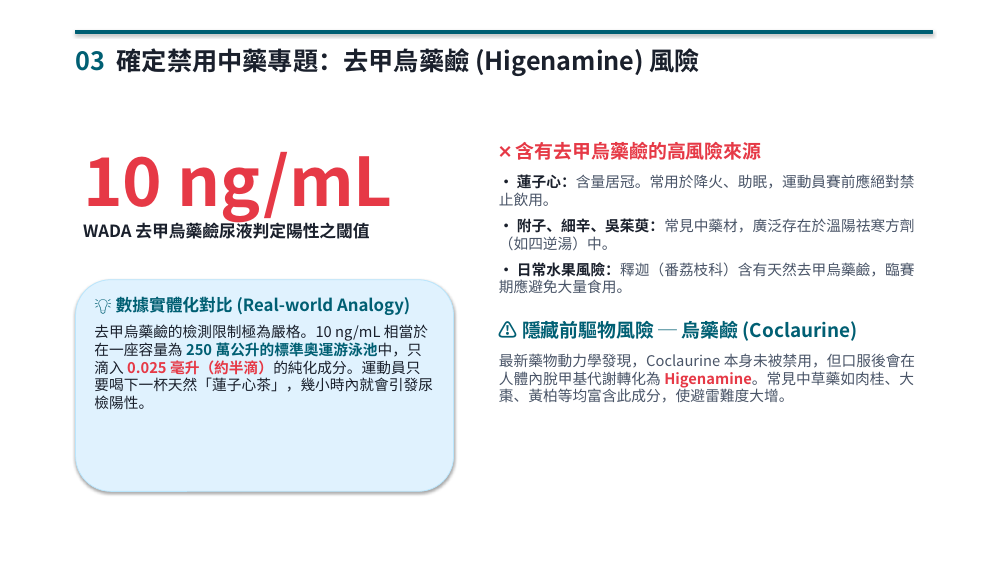
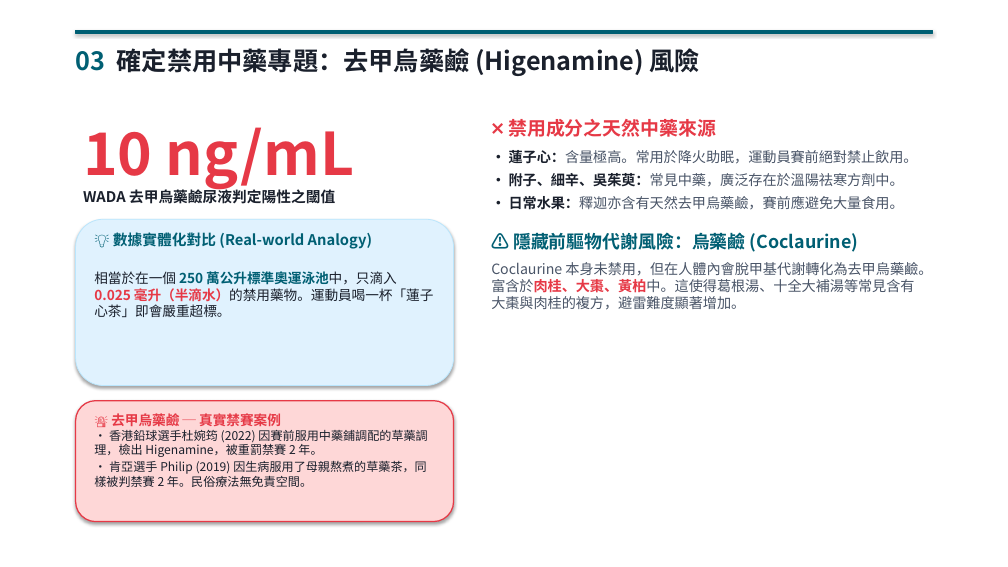
Before and after one commit to winfred0505/sports-doping-herbs-guide, a slide deck: slide 4 of 運動員中藥運動禁藥防範指南_簡報.pptx. Drawn at 1008x567 pixels with LibreOffice and Linux fonts; fonts in the diff are those of the drawing. Boxes give left, top, right and bottom in pixels: in the first picture for what was removed or moved away, otherwise in the second. Text is boxed around its words. In the diff, an @@ line names an element or a change of style, - is before the commit and + after.

```diff
--- a/運動員中藥運動禁藥防範指南_簡報.pptx
+++ b/運動員中藥運動禁藥防範指南_簡報.pptx
@@ text "10 ng/mL": place and size @@
-text "10 ng/mL" at bbox=[83, 152, 393, 239]
+text "10 ng/mL" at bbox=[83, 127, 355, 204]
@@ text "10 ng/mL" at bbox=[83, 127, 355, 204]: size 64 to 56 pt in "10 ng/mL"; size 16 to 14 pt in "WADA 去甲烏藥鹼尿液判定陽性之閾值" @@
@@ text at bbox=[491, 119, 932, 310]: text changed; size 14 to 13.5 pt @@
-❌ 含有去甲烏藥鹼的高風險來源
-• 蓮子心：含量居冠。常用於降火、助眠，運動員賽前應絕對禁止飲用。
-• 附子、細辛、吳茱萸：常見中藥材，廣泛存在於溫陽祛寒方劑（如四逆湯）中。
-• 日常水果風險：釋迦（番荔枝科）含有天然去甲烏藥鹼，臨賽期應避免大量食用。
-⚠️ 隱藏前驅物風險 ─ 烏藥鹼 (Coclaurine)
-最新藥物動力學發現，Coclaurine 本身未被禁用，但口服後會在人體內脫甲基代謝轉化為 Higenamine。常見中草藥如肉桂、大棗、黃柏等均富含此成分，使避雷難度大增。
+❌ 禁用成分之天然中藥來源
+• 蓮子心：含量極高。常用於降火助眠，運動員賽前絕對禁止飲用。
+• 附子、細辛、吳茱萸：常見中藥，廣泛存在於溫陽祛寒方劑中。
+• 日常水果：釋迦亦含有天然去甲烏藥鹼，賽前應避免大量食用。
+⚠️ 隱藏前驅物代謝風險：烏藥鹼 (Coclaurine)
+Coclaurine 本身未禁用，但在人體內會脫甲基代謝轉化為去甲烏藥鹼。富含於肉桂、大棗、黃柏中。這使得葛根湯、十全大補湯等常見含有大棗與肉桂的複方，避雷難度顯著增加。
@@ rounded rectangle: place and size @@
-rounded rectangle at bbox=[76, 280, 454, 492]
+rounded rectangle at bbox=[76, 219, 454, 386]
@@ text "💡 數據實體化對比 (Real-world Analogy)": place and size @@
-text "💡 數據實體化對比 (Real-world Analogy)" at bbox=[94, 297, 433, 409]
+text "💡 數據實體化對比 (Real-world Analogy)" at bbox=[94, 230, 433, 317]
@@ text at bbox=[113, 230, 372, 249]: size 16 to 14 pt in "💡 數據實體化對比 (Real-world Analogy)"; less space between paragraphs @@
@@ text at bbox=[94, 271, 433, 317]: text changed; size 14 to 13 pt @@
-去甲烏藥鹼的檢測限制極為嚴格。10 ng/mL 相當於在一座容量為 250 萬公升的標準奧運游泳池中，只滴入 0.025 毫升（約半滴）的純化成分。運動員只要喝下一杯天然「蓮子心茶」，幾小時內就會引發尿檢陽性。
+相當於在一個 250 萬公升標準奧運泳池中，只滴入 0.025 毫升（半滴水）的禁用藥物。運動員喝一杯「蓮子心茶」即會嚴重超標。
@@ rounded rectangle added at bbox=[76, 401, 454, 522], fill #FED7D7, outline #E63946 1.2 pt @@
@@ text added at bbox=[94, 413, 427, 487], 11.5 pt, text #1A202C @@
+🚨 去甲烏藥鹼 ─ 真實禁賽案例
+• 香港鉛球選手杜婉筠 (2022) 因賽前服用中藥鋪調配的草藥調理，檢出 Higenamine，被重罰禁賽 2 年。
+• 肯亞選手 Philip (2019) 因生病服用了母親熬煮的草藥茶，同樣被判禁賽 2 年。民俗療法無免責空間。
```
Also in this commit, not shown: 4 other slides changed, 2 other files.
